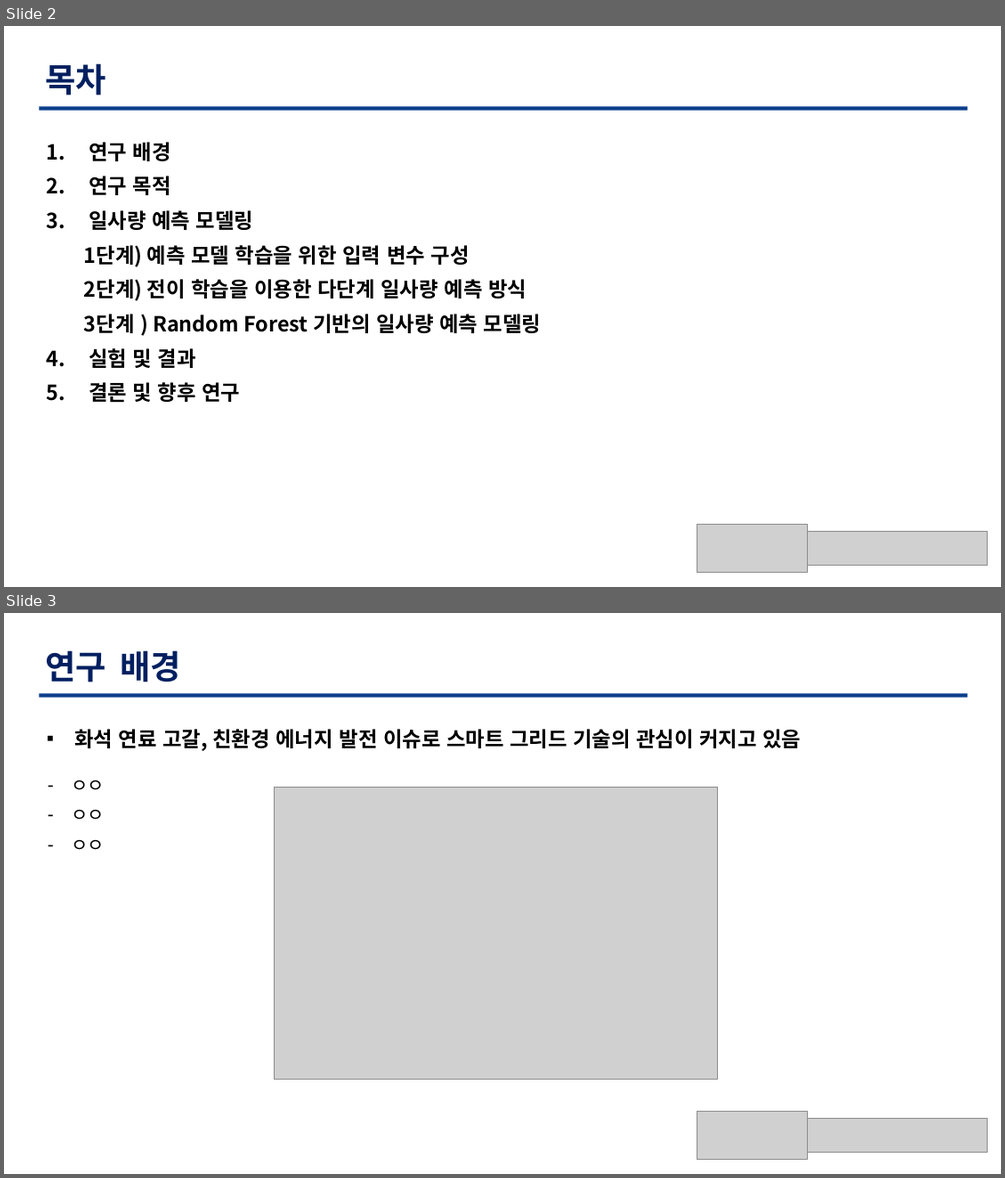
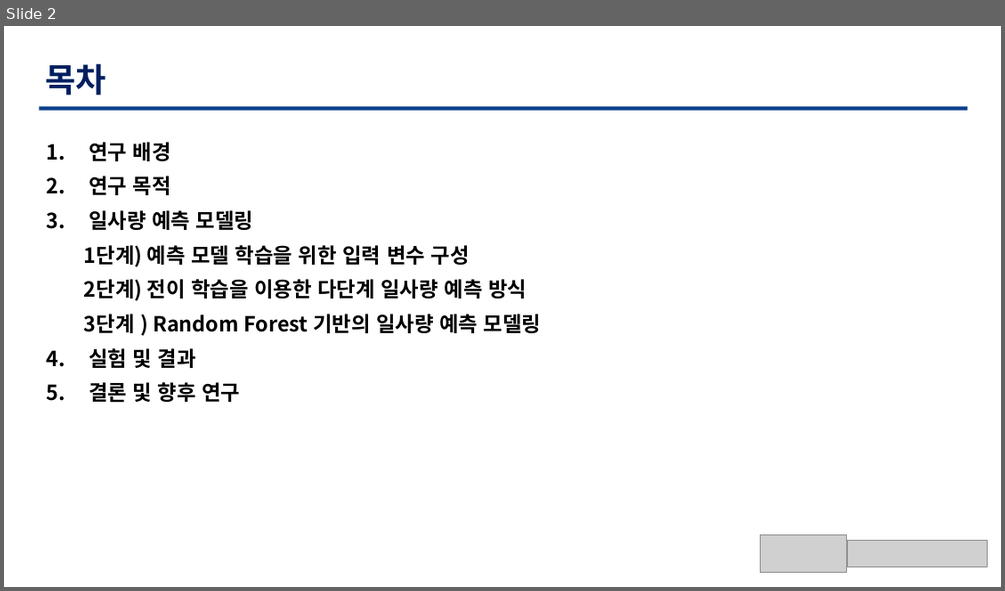
Before and after one commit to TaegyuHan/Solar_radiation_prediction_model, a slide deck: KICS_PT/[KICS] 모델 poster.pptx. Shown one above the other, each under a label of ours: slides 2 and 3 before the commit, slide 2 after it. The pictures are 1005x1178 and 1005x591 pixels, drawn with LibreOffice and Linux fonts; fonts in the diff are those of the drawing; grey boxes stand for pictures. Boxes give left, top, right and bottom in pixels: in the first picture for what was removed or moved away, otherwise in the second. Text is boxed around its words. In the diff, an @@ line names an element or a change of style, - is before the commit and + after.

Commit message:
연구배경

```diff
--- a/KICS_PT/[KICS] 모델 poster.pptx
+++ b/KICS_PT/[KICS] 모델 poster.pptx
@@ slide 3 removed at (4, 613, 1001, 1174), background #FFFFFF @@
@@ text removed at (45, 650, 180, 682) @@
-연구 배경
@@ freeform shape removed at (39, 694, 968, 698) @@
@@ text removed at (74, 729, 801, 751) @@
-▪ 화석 연료 고갈, 친환경 에너지 발전 이슈로 스마트 그리드 기술의 관심이 커지고 있음
@@ text removed at (71, 780, 105, 850) @@
-– ㅇㅇ
-– ㅇㅇ
-– ㅇㅇ
@@ picture removed at (274, 787, 718, 1079) @@
@@ picture removed at (697, 1111, 808, 1159) @@
@@ picture removed at (808, 1118, 988, 1152) @@
@@ slide 2 changed as well @@
@@ picture: place and size @@
-picture at (697, 524, 808, 572)
+picture at (760, 534, 848, 572)
@@ picture: place and size @@
-picture at (808, 531, 988, 565)
+picture at (847, 540, 987, 566)
```
Also in this commit, not shown: 11 other slides changed, 3 slides added, 1 other slide removed.
